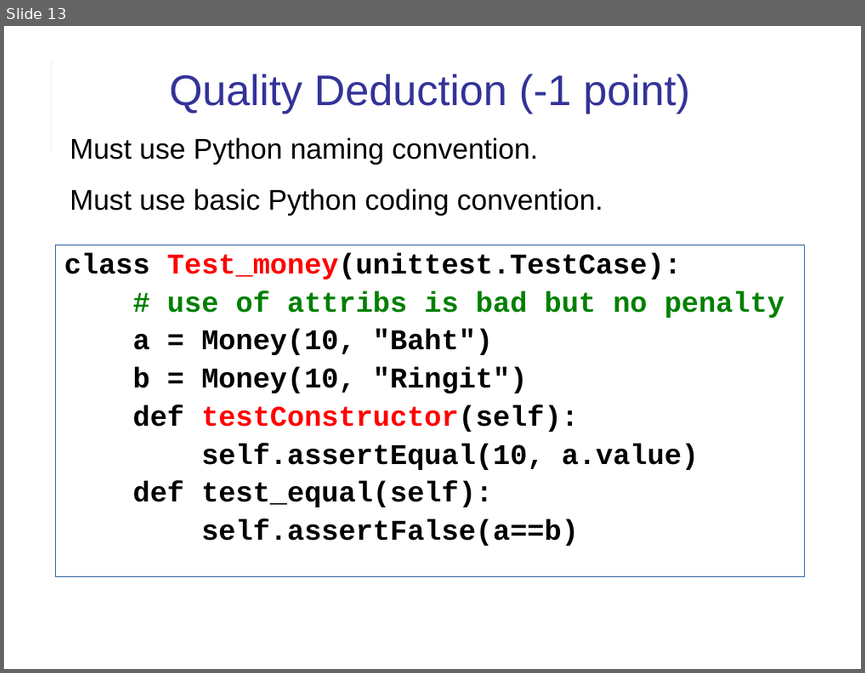
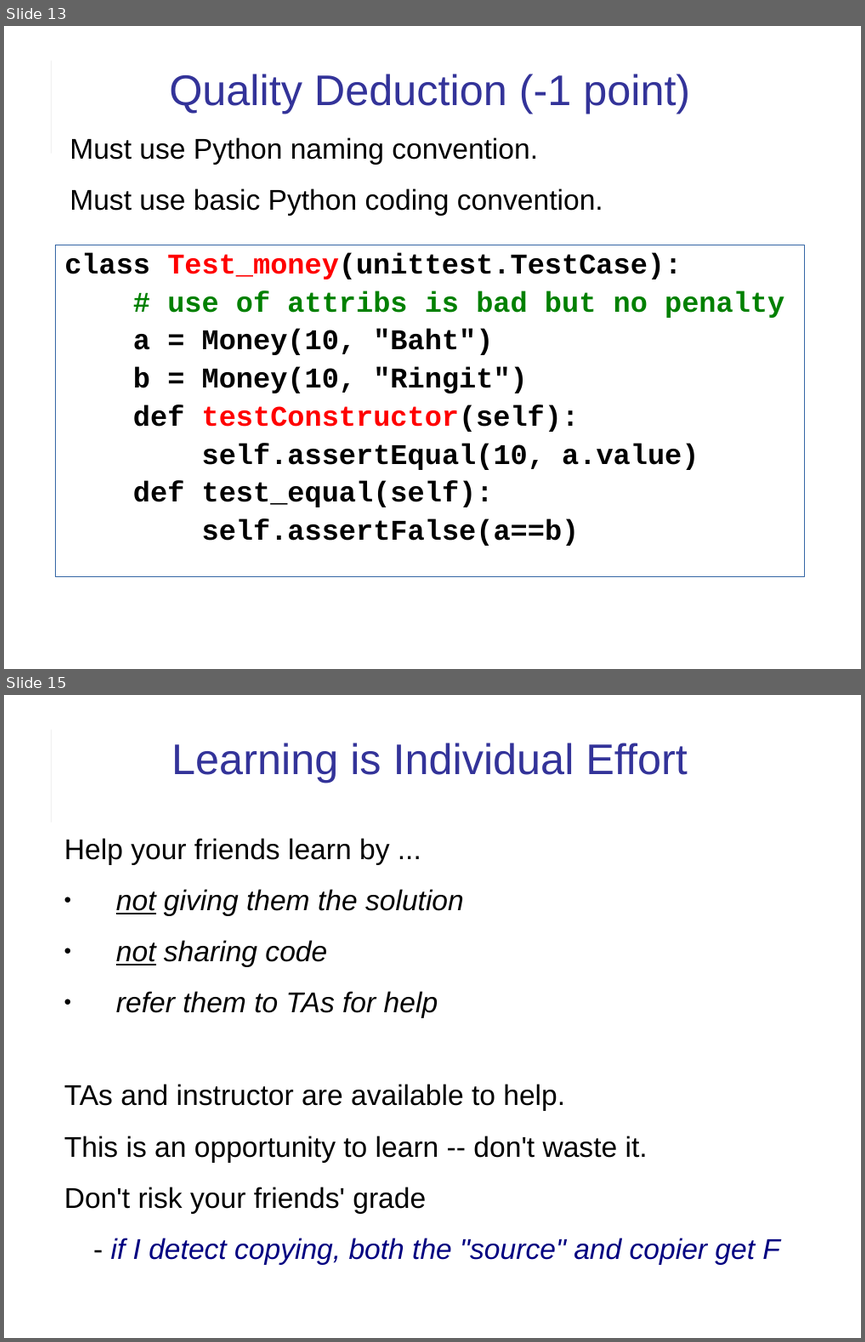
Before and after one commit to cpske/ISP, a slide deck: assignment/feedback/Quiz1-feedback.ppt. Shown one above the other, each under a label of ours: slide 13 before the commit, slides 13 and 15 after it; the slides between them are not shown. The pictures are 865x673 and 865x1342 pixels, drawn with LibreOffice and Linux fonts; fonts in the diff are those of the drawing. Boxes give left, top, right and bottom in pixels: in the first picture for what was removed or moved away, otherwise in the second. Text is boxed around its words. In the diff, an @@ line names an element or a change of style, - is before the commit and + after.

```diff
--- a/assignment/feedback/Quiz1-feedback.ppt
+++ b/assignment/feedback/Quiz1-feedback.ppt
@@ slide 15 added at [4, 695, 861, 1338], background #FFFFFF; not listed: 2 template elements that a slide beside it also shows @@
@@ title added at [171, 743, 687, 783], 36 pt, text #333399 @@
+Learning is Individual Effort
@@ text added at [64, 838, 780, 1265], 24 pt, text #000000 @@
+Help your friends learn by ...
+● not giving them the solution
+● not sharing code
+● refer them to TAs for help
+TAs and instructor are available to help.
+This is an opportunity to learn -- don't waste it.
+Don't risk your friends' grade
+- if I detect copying, both the "source" and copier get F
```
Also in this commit, not shown: 7 slides changed, 1 other slide added, 4 other files.
